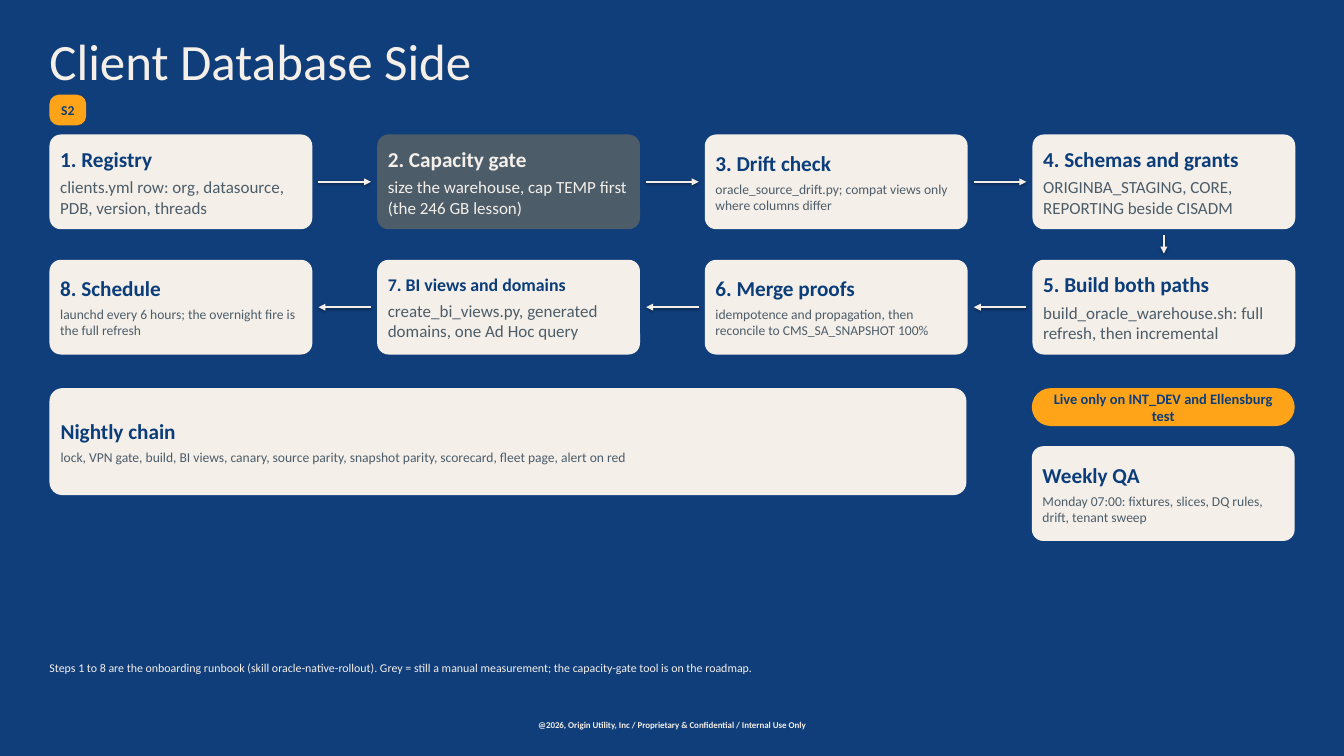
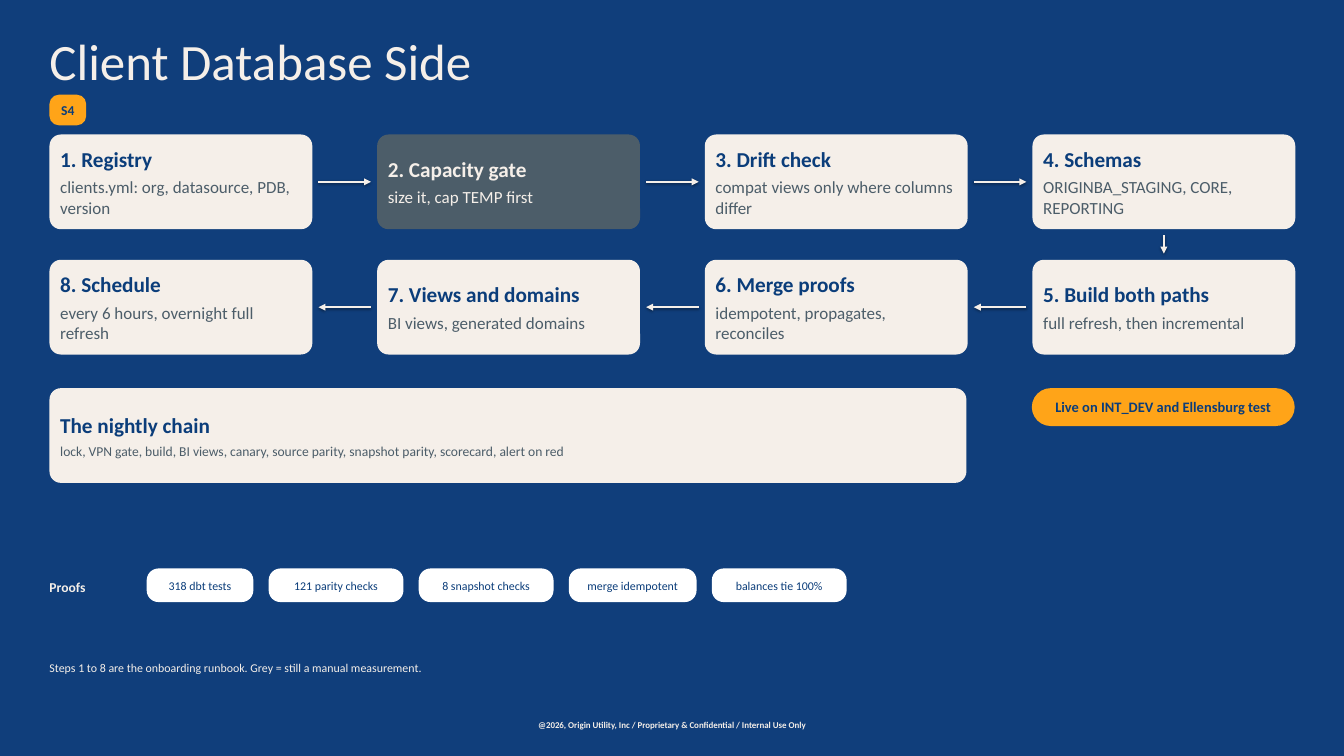
Before and after one commit to chasepowers59/OriginBA, a slide deck: slide 5 of jaspersoft/docs/OriginBA_Automated_Deployment.pptx (slide 4 before the commit). Drawn at 1344x756 pixels with LibreOffice and Linux fonts; fonts in the diff are those of the drawing; background and template pictures are left out; a plain dark background stands for a picture behind light text. Boxes give left, top, right and bottom in pixels: in the first picture for what was removed or moved away, otherwise in the second. Text is boxed around its words. In the diff, an @@ line names an element or a change of style, - is before the commit and + after.

Commit message:
Deployment deck restructured for presentation: one-picture overview, by-hand-vs-now, how AI runs it with the learning loop, worked example, proof strips

```diff
--- a/jaspersoft/docs/OriginBA_Automated_Deployment.pptx
+++ b/jaspersoft/docs/OriginBA_Automated_Deployment.pptx
@@ text in rounded rectangle at <box>61,106,74,115</box>: text changed @@
-S2
+S4
@@ text in rounded rectangle at <box>1043,152,1232,214</box>: text changed @@
-4. Schemas and grants
-ORIGINBA_STAGING, CORE, REPORTING beside CISADM
+4. Schemas
+ORIGINBA_STAGING, CORE, REPORTING
@@ text in rounded rectangle at <box>60,181,290,214</box>: text changed @@
-clients.yml row: org, datasource, PDB, version, threads
+clients.yml: org, datasource, PDB, version
@@ text in rounded rectangle at <box>388,191,533,206</box>: text changed @@
-size the warehouse, cap TEMP first (the 246 GB lesson)
+size it, cap TEMP first
@@ text in rounded rectangle at <box>715,181,953,214</box>: text changed; size 16 to 20 pt @@
-oracle_source_drift.py; compat views only where columns differ
+compat views only where columns differ
@@ text in rounded rectangle at <box>388,287,585,332</box>: text changed @@
-7. BI views and domains
-create_bi_views.py, generated domains, one Ad Hoc query
+7. Views and domains
+BI views, generated domains
@@ text in rounded rectangle at <box>60,307,254,339</box>: text changed; size 16 to 20 pt @@
-launchd every 6 hours; the overnight fire is the full refresh
+every 6 hours, overnight full refresh
@@ text in rounded rectangle at <box>715,307,886,339</box>: text changed; size 16 to 20 pt @@
-idempotence and propagation, then reconcile to CMS_SA_SNAPSHOT 100%
+idempotent, propagates, reconciles
@@ text in rounded rectangle at <box>1043,307,1263,341</box>: text changed @@
-build_oracle_warehouse.sh: full refresh, then incremental
+full refresh, then incremental
@@ rounded rectangle "The nightly chain": place and size @@
-rounded rectangle "The nightly chain" at <box>50,388,966,495</box>
+rounded rectangle "The nightly chain" at <box>50,388,966,483</box>
@@ text in rounded rectangle at <box>1055,402,1271,415</box>: text changed @@
-Live only on INT_DEV and Ellensburg test
+Live on INT_DEV and Ellensburg test
@@ text in rounded rectangle at <box>60,446,563,459</box>: text changed @@
-Nightly chain
-lock, VPN gate, build, BI views, canary, source parity, snapshot parity, scorecard, fleet page, alert on red
+The nightly chain
+lock, VPN gate, build, BI views, canary, source parity, snapshot parity, scorecard, alert on red
@@ rounded rectangle removed at <box>1032,446,1294,541</box> @@
-Weekly QA
-Monday 07:00: fixtures, slices, DQ rules, drift, tenant sweep
@@ rounded rectangle added at <box>147,568,254,602</box>, fill #FFFFFF, 14 pt, text #0B3D7A @@
+318 dbt tests
@@ rounded rectangle added at <box>268,568,403,602</box>, fill #FFFFFF, 14 pt, text #0B3D7A @@
+121 parity checks
@@ rounded rectangle added at <box>419,568,554,602</box>, fill #FFFFFF, 14 pt, text #0B3D7A @@
+8 snapshot checks
@@ rounded rectangle added at <box>568,568,696,602</box>, fill #FFFFFF, 14 pt, text #0B3D7A @@
+merge idempotent
@@ rounded rectangle added at <box>711,568,846,602</box>, fill #FFFFFF, 14 pt, text #0B3D7A @@
+balances tie 100%
@@ text added at <box>49,582,85,592</box>, 16 pt, text #F5EFE9, bold @@
+Proofs
@@ text at <box>49,663,422,674</box>: text changed @@
-Steps 1 to 8 are the onboarding runbook (skill oracle-native-rollout). Grey = still a manual measurement; the capacity-gate tool is on the roadmap.
+Steps 1 to 8 are the onboarding runbook. Grey = still a manual measurement.
```
Also in this commit, not shown: 11 other slides changed, 4 slides added, 1 slide removed, 2 other files.
